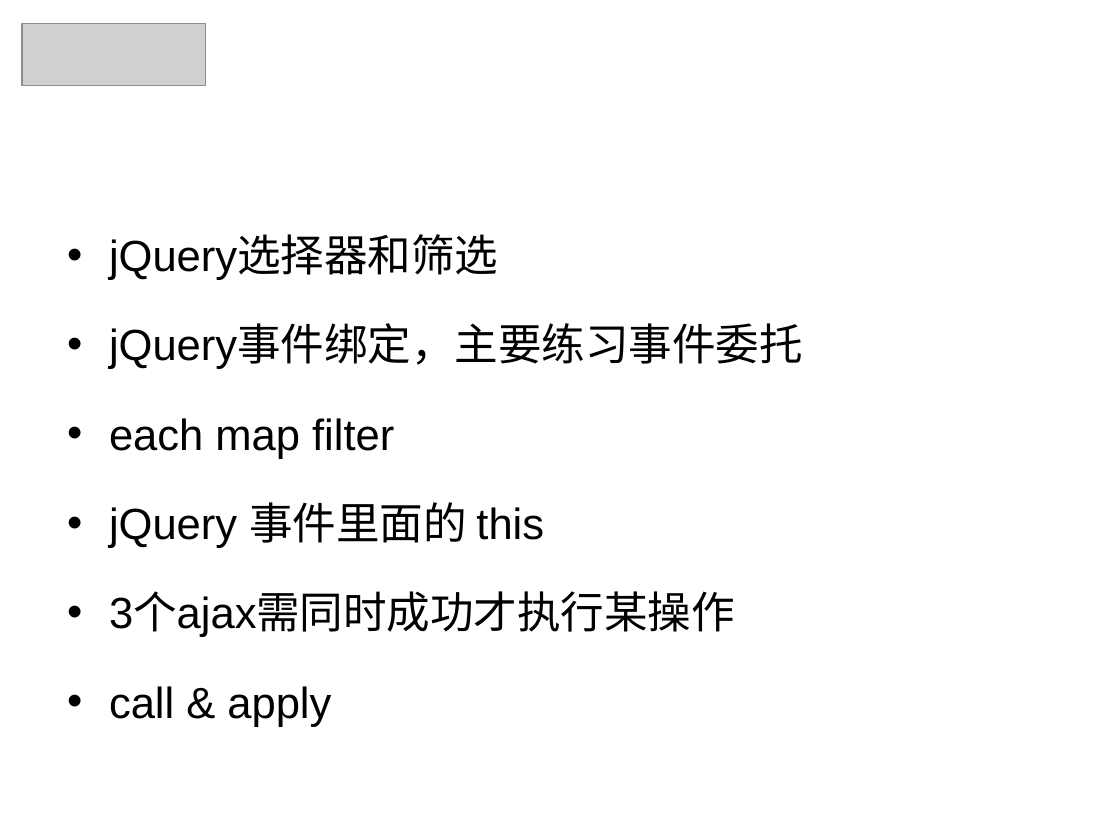
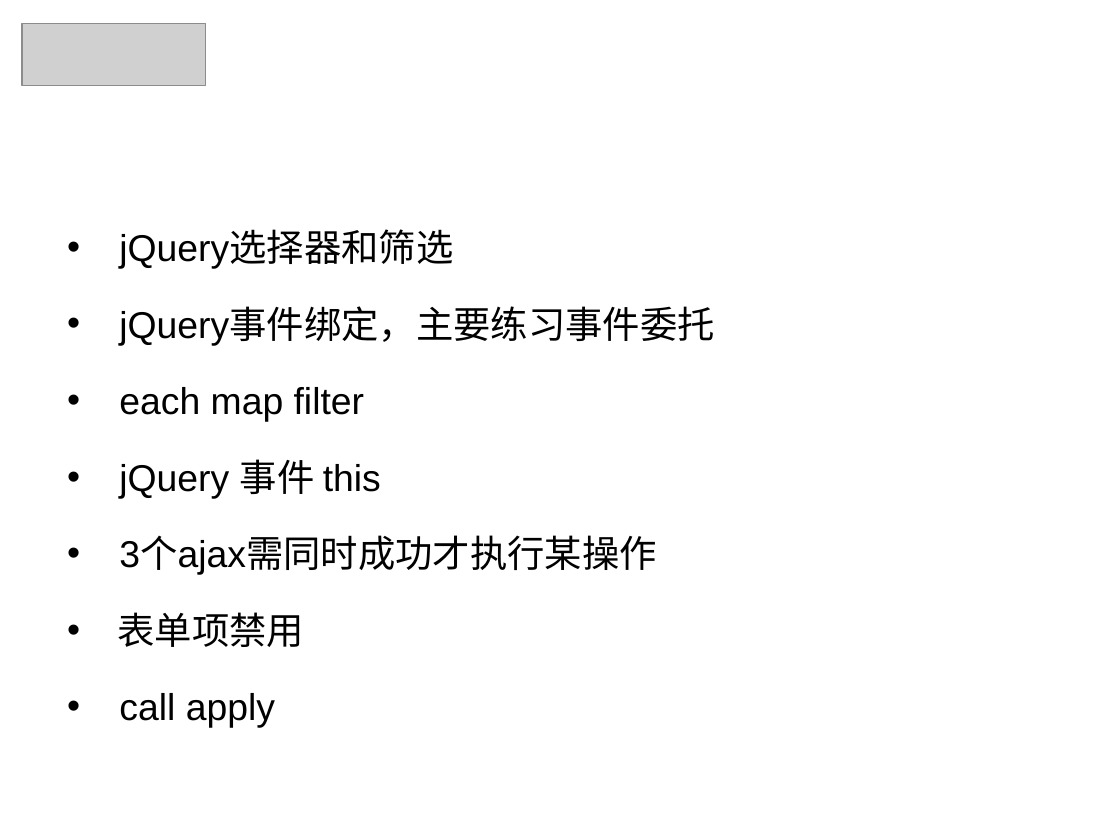
Before and after one commit to panxuepeng/javascript, a slide deck: slide 2 of ppt/1-1-2-jQuery.ppt. Drawn at 1120x840 pixels with LibreOffice and Linux fonts; fonts in the diff are those of the drawing; grey boxes stand for pictures. Boxes give left, top, right and bottom in pixels: in the first picture for what was removed or moved away, otherwise in the second. Text is boxed around its words. In the diff, an @@ line names an element or a change of style, - is before the commit and + after.

```diff
--- a/ppt/1-1-2-jQuery.ppt
+++ b/ppt/1-1-2-jQuery.ppt
@@ text at [119, 232, 714, 575]: size 28 to 24 pt in "jQuery选择器和筛选", "jQuery事件绑定，主要练习事件委托", "each map filter", "3个ajax需同时成功才执行某操作"; less space between paragraphs @@
@@ text at [119, 459, 381, 498]: text changed; size 28 to 24 pt @@
-• jQuery 事件里面的 this
+• jQuery 事件 this
@@ text at [117, 612, 304, 728]: text changed; size 28 to 24 pt @@
-• call & apply
+• 表单项禁用
+• call apply
```
Also in this commit, not shown: 8 other files.
